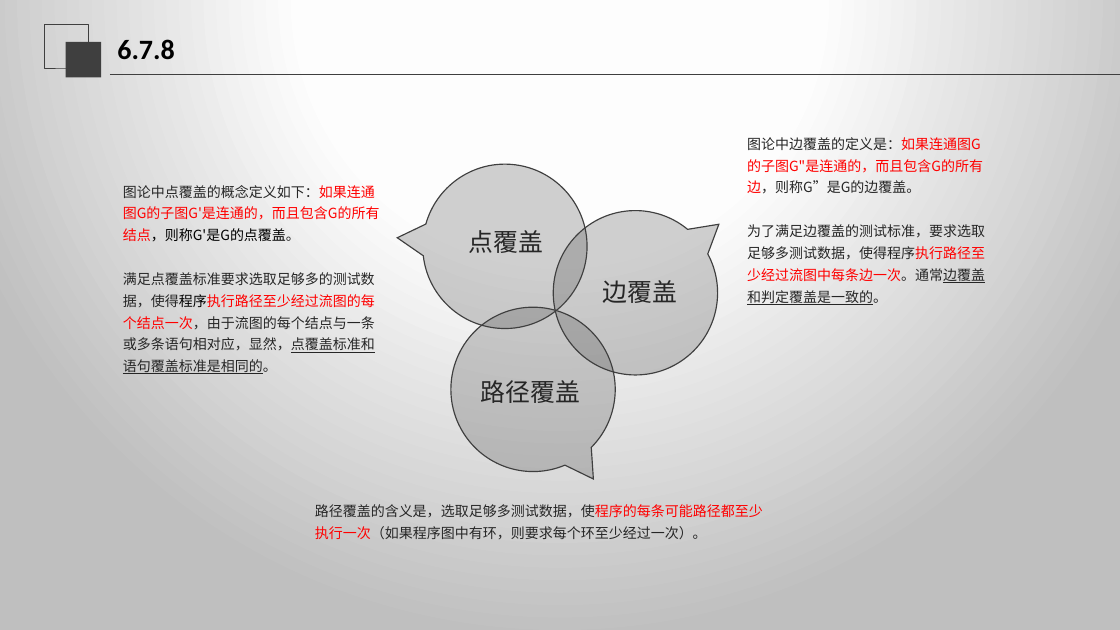
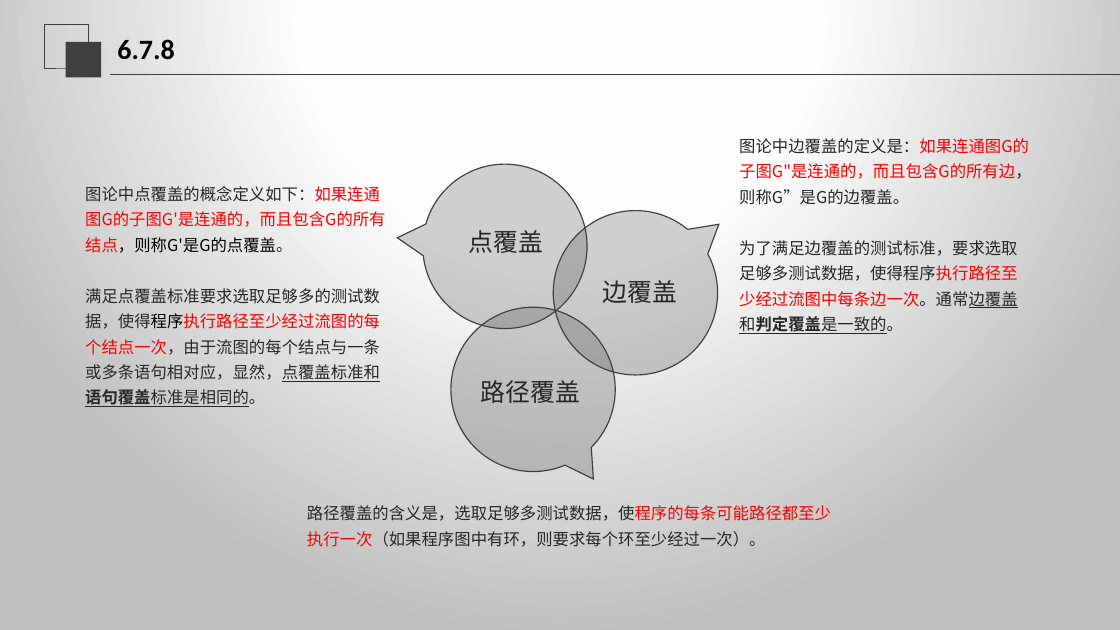
Before and after one commit to SE2020-G02/OurSudoku, a slide deck: slide 41 of SE2020-G02-实现阶段/翻转课堂 7.6白盒测试.pptx (slide 38 before the commit). Drawn at 1120x630 pixels with LibreOffice and Linux fonts; fonts in the diff are those of the drawing. Boxes give left, top, right and bottom in pixels: in the first picture for what was removed or moved away, otherwise in the second. Text is boxed around its words. In the diff, an @@ line names an element or a change of style, - is before the commit and + after.

```diff
--- a/SE2020-G02-实现阶段/翻转课堂 7.6白盒测试.pptx
+++ b/SE2020-G02-实现阶段/翻转课堂 7.6白盒测试.pptx
@@ text "图论中边覆盖的定义是：如果连通图G的子图G"是连通的，而且包含G的所有边，则称G”是G的边覆盖。": place and size @@
-text "图论中边覆盖的定义是：如果连通图G的子图G"是连通的，而且包含G的所有边，则称G”是G的边覆盖。" at <box>747,137,985,305</box>
+text "图论中边覆盖的定义是：如果连通图G的子图G"是连通的，而且包含G的所有边，则称G”是G的边覆盖。" at <box>739,138,1031,334</box>
@@ text "图论中边覆盖的定义是：如果连通图G的子图G"是连通的，而且包含G的所有边，则称G”是G的边覆盖。" at <box>739,138,1031,334</box>: size 12 to 14 pt; bold on in "为了满足边覆盖的测试标准，要求选取足够多测试数据，使得程序执行路径至少经过流图中每条边一次。通常边覆盖和判定覆盖是一致的 ..." @@
@@ text "图论中点覆盖的概念定义如下：如果连通图G的子图G'是连通的，而且包含G的所有结点，则称G'是G的点覆盖。": place and size @@
-text "图论中点覆盖的概念定义如下：如果连通图G的子图G'是连通的，而且包含G的所有结点，则称G'是G的点覆盖。" at <box>123,185,380,374</box>
+text "图论中点覆盖的概念定义如下：如果连通图G的子图G'是连通的，而且包含G的所有结点，则称G'是G的点覆盖。" at <box>85,186,385,382</box>
@@ text "图论中点覆盖的概念定义如下：如果连通图G的子图G'是连通的，而且包含G的所有结点，则称G'是G的点覆盖。" at <box>85,186,385,382</box>: size 12 to 14 pt; bold on in "满足点覆盖标准要求选取足够多的测试数据，使得程序执行路径至少经过流图的每个结点一次，由于流图的每个结点与一条或多条语句相 ..." @@
@@ text "路径覆盖的含义是，选取足够多测试数据，使程序的每条可能路径都至少执行一次（如果程序图中有环，则要求每个环至少经过一次）。": place and size @@
-text "路径覆盖的含义是，选取足够多测试数据，使程序的每条可能路径都至少执行一次（如果程序图中有环，则要求每个环至少经过一次）。" at <box>315,504,763,539</box>
+text "路径覆盖的含义是，选取足够多测试数据，使程序的每条可能路径都至少执行一次（如果程序图中有环，则要求每个环至少经过一次）。" at <box>307,505,831,547</box>
@@ text "路径覆盖的含义是，选取足够多测试数据，使程序的每条可能路径都至少执行一次（如果程序图中有环，则要求每个环至少经过一次）。" at <box>307,505,831,547</box>: size 12 to 14 pt @@
```
Also in this commit, not shown: 20 other slides changed, 6 slides added, 1 slide removed, 2 other files.
